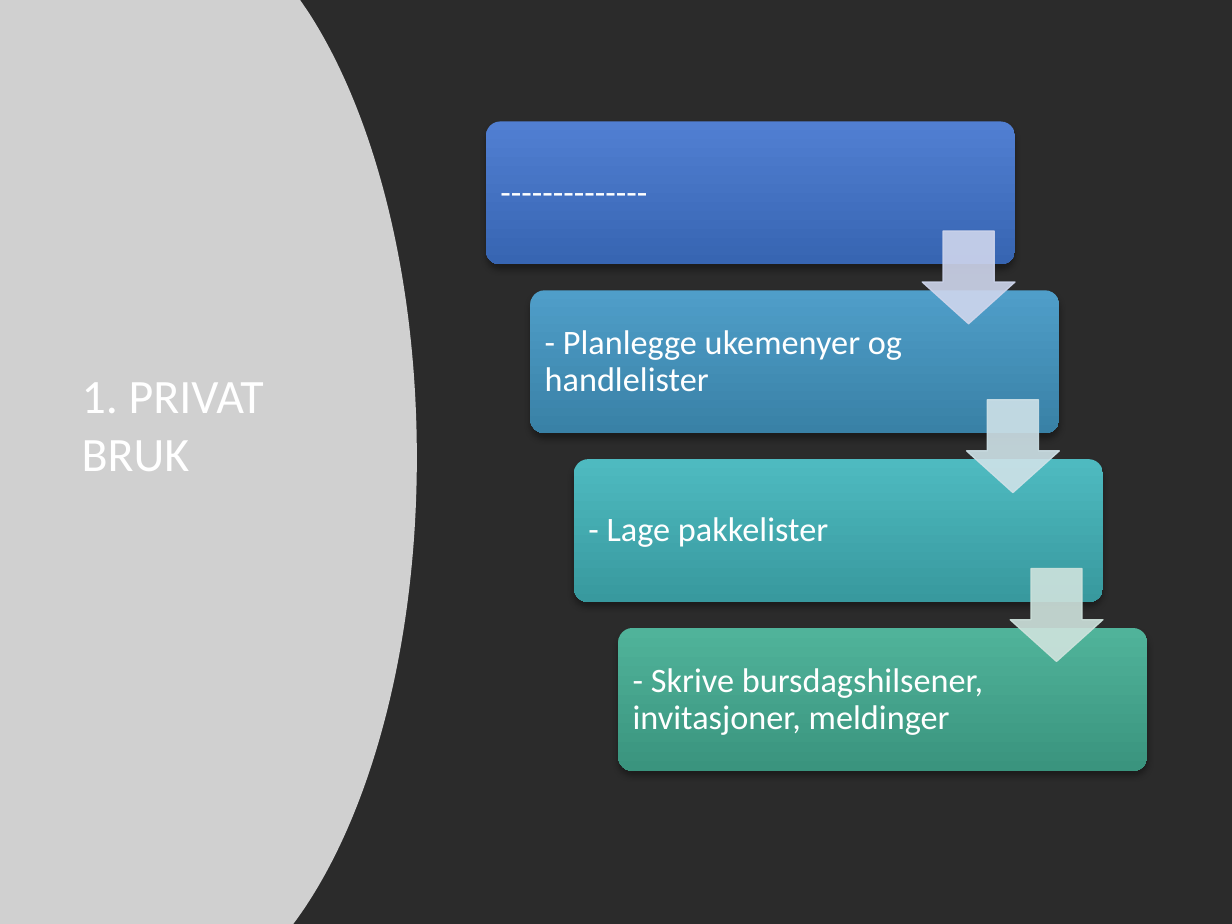
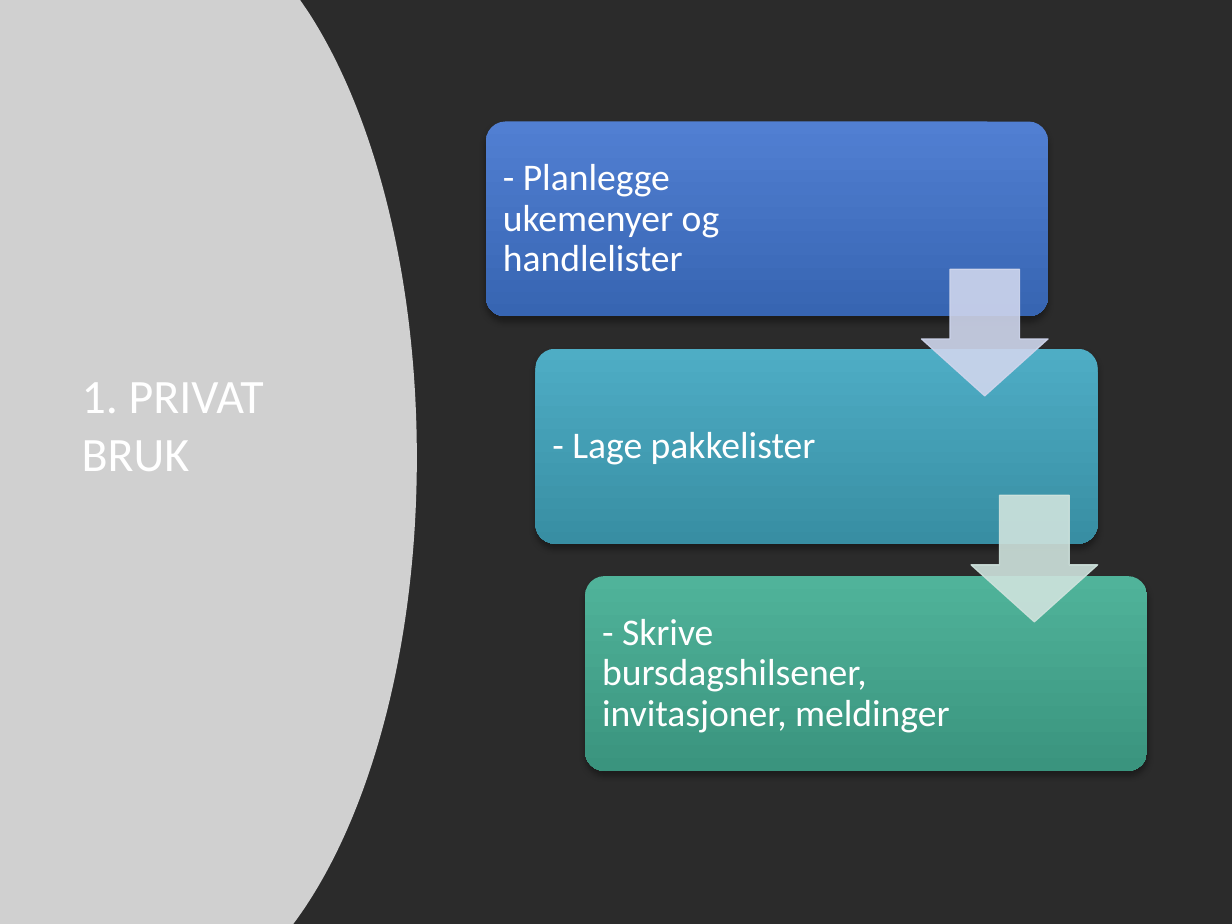
Before and after one commit to Cre8XF/cre8xf.dev, a slide deck: slide 2 of kurs/ai-for-nybegynnere/modul3-hverdag-jobb/modul3.pptx. Drawn at 1232x924 pixels with LibreOffice and Linux fonts; fonts in the diff are those of the drawing; grey boxes stand for pictures; background and template pictures are left out; a plain dark background stands for a picture behind light text. Boxes give left, top, right and bottom in pixels: in the first picture for what was removed or moved away, otherwise in the second. Text is boxed around its words. In the diff, an @@ line names an element or a change of style, - is before the commit and + after.

```diff
--- a/kurs/ai-for-nybegynnere/modul3-hverdag-jobb/modul3.pptx
+++ b/kurs/ai-for-nybegynnere/modul3-hverdag-jobb/modul3.pptx
@@ rounded rectangle: place and size @@
-rounded rectangle at [485, 122, 1014, 265]
+rounded rectangle at [485, 122, 1047, 317]
@@ text removed at [490, 126, 854, 260] @@
---------------
@@ size 20 to 22 pt in 3 elements at [602, 619, 950, 733], [572, 432, 816, 465], [503, 164, 720, 272] @@
@@ text "- Planlegge ukemenyer og handlelister": place and size @@
-text "- Planlegge ukemenyer og handlelister" at [545, 330, 902, 391]
+text "- Planlegge ukemenyer og handlelister" at [503, 164, 720, 272]
@@ down arrow: place and size @@
-down arrow at [922, 230, 1014, 323]
+down arrow at [922, 270, 1048, 397]
@@ rounded rectangle: place and size @@
-rounded rectangle at [530, 291, 1058, 434]
+rounded rectangle at [536, 349, 1098, 543]
@@ rounded rectangle at [536, 349, 1098, 543]: fill gradient #509FCA to #3982A7 to gradient #4FAEC5 to #398FA3 @@
@@ text "- Lage pakkelister": place and size @@
-text "- Lage pakkelister" at [607, 517, 828, 547]
+text "- Lage pakkelister" at [572, 432, 816, 465]
@@ down arrow removed at [966, 399, 1058, 492] @@
@@ rounded rectangle removed at [574, 460, 1103, 602] @@
@@ down arrow: place and size @@
-down arrow at [1010, 569, 1103, 662]
+down arrow at [971, 495, 1098, 622]
@@ rounded rectangle: place and size @@
-rounded rectangle at [618, 628, 1147, 771]
+rounded rectangle at [585, 577, 1147, 771]
@@ text "- Skrive bursdagshilsener, invitasjoner, meldinger": place and size @@
-text "- Skrive bursdagshilsener, invitasjoner, meldinger" at [633, 668, 983, 735]
+text "- Skrive bursdagshilsener, invitasjoner, meldinger" at [602, 619, 950, 733]
```
Also in this commit, not shown: 4 other slides changed, 22 other files.
